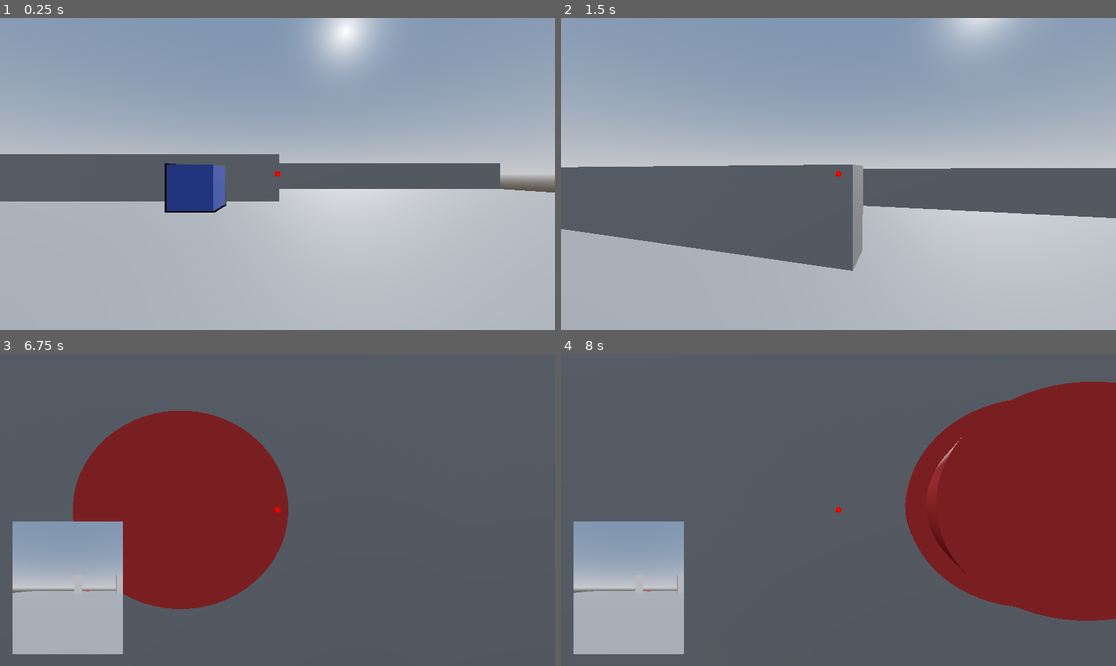
Above: before the commit, frames 1-4 (two rows, left to right).
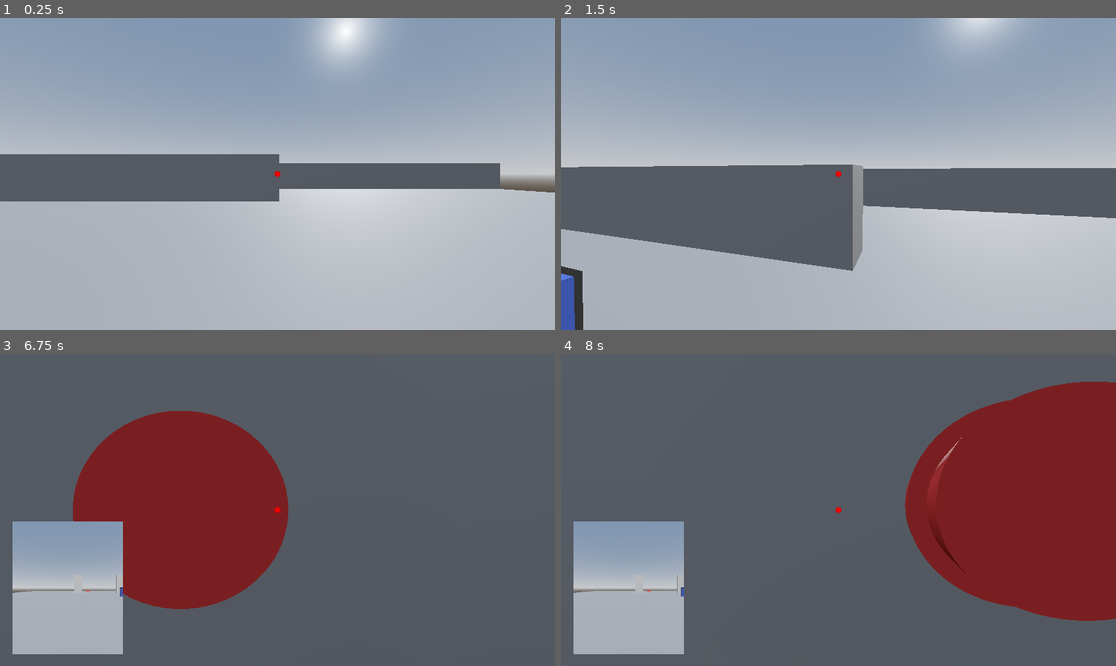
Above: after the commit, the same moments.

Repository: AntoninHUDRY/Q_panic
Game: Godot game, scene res://CameraTest.tscn
The game is run twice, just before and just after one commit, with the same random seed, the same clock (stepped at 60 frames per second) and the same inputs.
Inputs (mouse positions are in pixels of both pictures, inside the frame that each line leads up to):
- Up to frame 1 (0.25 s): no input
- Up to frame 2 (1.5 s): move the mouse to (866, 174) at 0.52 s; hold W (up) from 0.53 s (still down); tap C (clear_minicam) at 0.6 s; click (866, 174) at 0.67 s; tap Space (jump) at 0.77 s; move the mouse to (810, 174) at 1.27 s; tap Ctrl (crouch) at 1.35 s
- Up to frame 3 (6.75 s): tap Space (jump) at 1.52, 3.02, 3.77, 4.52, 5.75, 6.02 s; move the mouse to (288, 503) at 2.02 s; hold E (interact) 2.03-2.78 s; move the mouse to (271, 516) at 2.77 s; right-click (271, 516) at 2.85 s; click (271, 516) at 2.92 s; move the mouse to (316, 513) at 3.52 s; tap Shift (sprint) at 3.6 s; tap Enter at 4.25 s; move the mouse to (233, 506) at 4.27 s; tap C (clear_minicam) at 4.35 s; move the mouse to (283, 510) at 5.02 s; hold Ctrl (crouch) 5.03-5.78 s; click (283, 510) at 5.17 s; move the mouse to (255, 503) at 5.77 s; release W (up) at 5.78 s; hold D (right) 5.78-6.53 s; tap E (interact) at 5.85 s; move the mouse to (305, 510) at 6.52 s; hold W (up) from 6.53 s (still down); right-click (305, 510) at 6.6 s
- Up to frame 4 (8 s): keep holding W (up); tap Space (jump) at 6.77, 7.52 s; move the mouse to (810, 510) at 7.27 s; tap Shift (sprint) at 7.35 s; click (810, 510) at 7.42 s

The runs differ from the first frame. In frame 1, 1.7% of the frame differs, in the area x 29-41%, y 46-63%; in frame 2, 0.8%; in frame 3, less than 0.1%; in frame 4, less than 0.1%.

Commit message:
Make quantum behaviour more random and only happen when no quantum objects are in FOV

Diff:
--- a/quantum/EntangledGroup.gd
+++ b/quantum/EntangledGroup.gd
@@ -4,7 +4,7 @@
 
 var quantum_objects: Array[QuantumObject]
 var visible_object = 0
-var has_visible_been_seen = false
+var is_in_superposition = true
 
 func _ready():
 	quantum_objects = []
@@ -12,27 +12,30 @@
 		if obj is QuantumObject:
 			quantum_objects.append(obj)
 	print("Quantum objects: ", quantum_objects)
-	for i in range(1, len(quantum_objects)):
+	for i in range(0, len(quantum_objects)):
 		quantum_objects[i].quantum_hide()
 
 func set_new_visible(index: int):
 	print("Changing visible object from ", visible_object, " to ", index)
 	quantum_objects[visible_object].quantum_hide()
 	visible_object = index
-	has_visible_been_seen = false
 	quantum_objects[visible_object].quantum_show()
 
 # For now, simply ccolliderycle through the entangled objects that are not being observed
 func handle_observations(intersections: Array[Node3D]):
-	if quantum_objects[visible_object].collider in intersections:
-		has_visible_been_seen = true
-		return
+	var some_object_visible = false
 
-	if not has_visible_been_seen:
-		return
+	for i in range(0, quantum_objects.size()):
+		if quantum_objects[i].collider in intersections:
+			some_object_visible = true
+			break
 
-	for i in range(1, quantum_objects.size()):
-		var index = (i + visible_object) % quantum_objects.size()
-		if quantum_objects[index].collider not in intersections:
-			set_new_visible(index)
-			break
+	assert(some_object_visible == (len(intersections) != 0))
+
+	if is_in_superposition and some_object_visible:
+		is_in_superposition = false
+		set_new_visible((randi() % (quantum_objects.size() - 1) + visible_object + 1) % quantum_objects.size() )
+	elif not is_in_superposition and not some_object_visible:
+		is_in_superposition = true
+		for i in range(0, len(quantum_objects)):
+			quantum_objects[i].quantum_hide()
